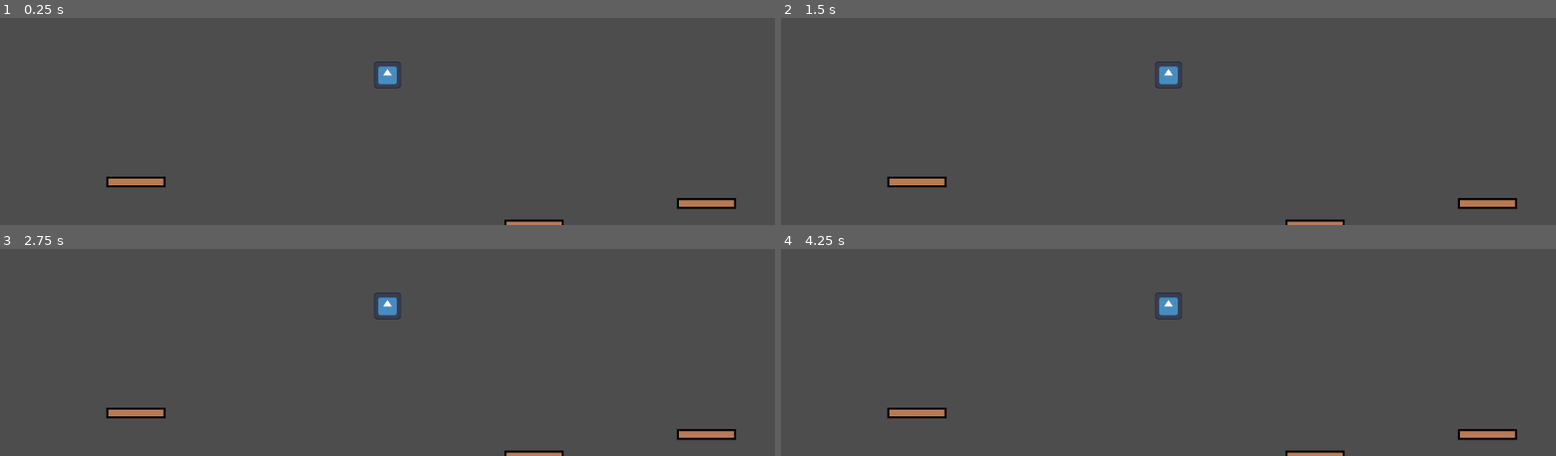
Above: before the commit, frames 1-4 (two rows, left to right).
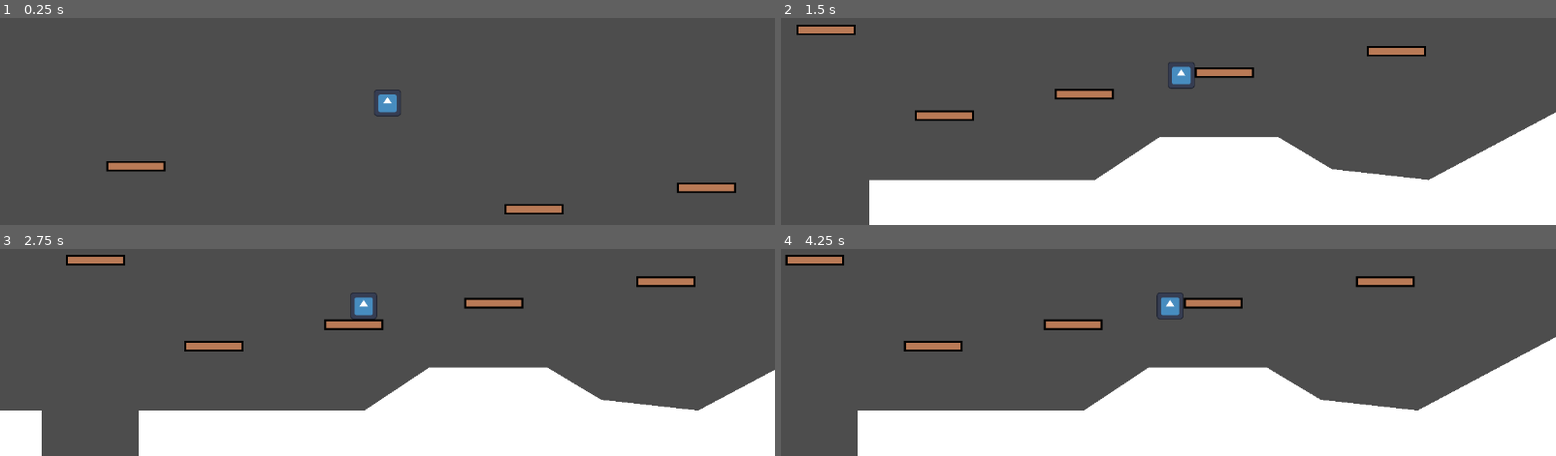
Above: after the commit, the same moments.

Repository: FreyjaMentado/SlimeGame
Game: Godot game, scene res://world.tscn
Same seed, same stepped clock (60 frames per second), same inputs: the game is played once before the commit and once after it. The engine's default icon, where the game draws it, is replaced by a stand-in: a white triangle on a blue panel in a dark square.
Inputs:
- Up to frame 1 (0.25 s): no input
- Up to frame 2 (1.5 s): tap Enter (ui_accept) at 0.5 s; hold D (move_right, bound only after the commit) from 0.53 s (still down); tap Space (jump, bound only after the commit) at 0.6, 0.77, 1.07 s; tap Ctrl (ground_pound) at 1.35 s
- Up to frame 3 (2.75 s): tap Space (jump, bound only after the commit) at 1.52, 1.55, 1.82, 2.1 s; release D (move_right, bound only after the commit) at 2.03 s; hold A (move_left, bound only after the commit) from 2.03 s (still down)
- Up to frame 4 (4.25 s): release A (move_left, bound only after the commit) at 2.78 s; hold D (move_right, bound only after the commit) from 2.78 s (still down); tap Ctrl (ground_pound) at 2.85 s; tap Space (jump, bound only after the commit) at 3.02, 3.05, 3.32, 3.6, 3.77, 4.07 s

The runs differ from the first frame. In frame 1, 2.8% of the frame differs, in the area x 13-95%, y 21-100%; in frame 2, 30%; in frame 3, 28%; in frame 4, 31%, in the area x 0-100%, y 2-100%.
Error before the commit: Invalid call. Nonexistent function 'init' in base 'Node'. (res://player/player.gd:8)

Commit message:
base state machine working, has some bugs
cant jump while running, cant double jump next to a wall

Diff:
--- a/player/Idle.gd
+++ /dev/null
@@ -1,23 +0,0 @@
-extends State
-
-@export var jump_state: State
-@export var move_state: State
-
-func enter() -> void:
-	super()
-	parent.velocity.x = 0
-
-func process_input(event: InputEvent) -> State:
-	if Input.is_action_just_pressed('jump') and parent.is_on_floor():
-		return jump_state
-	if Input.is_action_just_pressed('move_left') or Input.is_action_just_pressed('move_right'):
-		return move_state
-	return null
-
-func process_physics(delta: float) -> State:
-	parent.velocity.y += gravity * delta
-	parent.move_and_slide()
-
-	if !parent.is_on_floor():
-		return jump_state
-	return null
--- a/player/Jump.gd
+++ /dev/null
@@ -1,27 +0,0 @@
-extends State
-
-@export var idle_state: State
-@export var move_state: State
-
-@export var jump_force: float = 700.0
-
-func enter() -> void:
-	super()
-	parent.velocity.y = -jump_force
-
-func process_physics(delta: float) -> State:
-	parent.velocity.y += gravity * delta
-
-	var movement = Input.get_axis('move_left', 'move_right') * move_speed
-
-	if movement != 0:
-		parent.animations.flip_h = movement < 0
-	parent.velocity.x = movement
-	parent.move_and_slide()
-
-	if parent.is_on_floor():
-		if movement != 0:
-			return move_state
-		return idle_state
-
-	return null
--- a/player/player.gd
+++ b/player/player.gd
@@ -1,21 +1,22 @@
 class_name Player
 extends CharacterBody2D
 
-@onready var animations = $Sprite
 @onready var state_machine = $StateMachine
+@export var movement_data: PlayerMovementData
 
-func _ready():
+func _ready() -> void:
+	# Initialize the state machine, passing a reference of the player to the states,
+	# that way they can move and react accordingly
 	state_machine.init(self)
 
-func _unhandled_input(event):
+func _unhandled_input(event: InputEvent) -> void:
 	state_machine.process_input(event)
 
-func _physics_process(delta):
+func _physics_process(delta: float) -> void:
 	state_machine.process_physics(delta)
 
-func _process(delta):
+func _process(delta: float) -> void:
 	state_machine.process_frame(delta)
-
 
 
 #@export var movement_data : PlayerMovementData
--- a/player/player.tscn
+++ b/player/player.tscn
@@ -1,10 +1,12 @@
-[gd_scene load_steps=11 format=3 uid="uid://b35yprvwfqx1l"]
+[gd_scene load_steps=13 format=3 uid="uid://b35yprvwfqx1l"]
 
 [ext_resource type="Texture2D" uid="uid://c4a1niq2y7we8" path="res://assets/icon.svg" id="1_iehek"]
 [ext_resource type="Script" path="res://player/player.gd" id="1_iol46"]
-[ext_resource type="Script" path="res://player/StateMachine.gd" id="4_nywrc"]
-[ext_resource type="Script" path="res://player/Idle.gd" id="5_ek3dx"]
-[ext_resource type="Script" path="res://player/Jump.gd" id="5_tj8vi"]
+[ext_resource type="Resource" uid="uid://dbejhsudfq7e1" path="res://player/movementData/baseMovement.tres" id="4_3kdex"]
+[ext_resource type="Script" path="res://player/stateMachine/StateMachine.gd" id="4_nywrc"]
+[ext_resource type="Script" path="res://player/stateMachine/Idle.gd" id="4_syt1c"]
+[ext_resource type="Script" path="res://player/stateMachine/Run.gd" id="5_2xcmb"]
+[ext_resource type="Script" path="res://player/stateMachine/Air.gd" id="6_uukb8"]
 
 [sub_resource type="RectangleShape2D" id="RectangleShape2D_tcaqm"]
 
@@ -37,45 +39,6 @@
 "args": [],
 "method": &"move_ground_pound"
 }]
-}
-
-[sub_resource type="Animation" id="Animation_4nlaf"]
-length = 0.001
-tracks/0/type = "value"
-tracks/0/imported = false
-tracks/0/enabled = true
-tracks/0/path = NodePath("Sprite:rotation")
-tracks/0/interp = 1
-tracks/0/loop_wrap = true
-tracks/0/keys = {
-"times": PackedFloat32Array(0),
-"transitions": PackedFloat32Array(1),
-"update": 0,
-"values": [6.28319]
-}
-tracks/1/type = "value"
-tracks/1/imported = false
-tracks/1/enabled = true
-tracks/1/path = NodePath("Sprite:scale")
-tracks/1/interp = 1
-tracks/1/loop_wrap = true
-tracks/1/keys = {
-"times": PackedFloat32Array(0),
-"transitions": PackedFloat32Array(1),
-"update": 0,
-"values": [Vector2(0.15625, 0.15625)]
-}
-tracks/2/type = "value"
-tracks/2/imported = false
-tracks/2/enabled = true
-tracks/2/path = NodePath("Sprite:position")
-tracks/2/interp = 1
-tracks/2/loop_wrap = true
-tracks/2/keys = {
-"times": PackedFloat32Array(0),
-"transitions": PackedFloat32Array(1),
-"update": 0,
-"values": [Vector2(9.53674e-07, 9.53674e-07)]
 }
 
 [sub_resource type="Animation" id="Animation_28wjt"]
@@ -120,6 +83,45 @@
 }]
 }
 
+[sub_resource type="Animation" id="Animation_4nlaf"]
+length = 0.001
+tracks/0/type = "value"
+tracks/0/imported = false
+tracks/0/enabled = true
+tracks/0/path = NodePath("Sprite:rotation")
+tracks/0/interp = 1
+tracks/0/loop_wrap = true
+tracks/0/keys = {
+"times": PackedFloat32Array(0),
+"transitions": PackedFloat32Array(1),
+"update": 0,
+"values": [6.28319]
+}
+tracks/1/type = "value"
+tracks/1/imported = false
+tracks/1/enabled = true
+tracks/1/path = NodePath("Sprite:scale")
+tracks/1/interp = 1
+tracks/1/loop_wrap = true
+tracks/1/keys = {
+"times": PackedFloat32Array(0),
+"transitions": PackedFloat32Array(1),
+"update": 0,
+"values": [Vector2(0.15625, 0.15625)]
+}
+tracks/2/type = "value"
+tracks/2/imported = false
+tracks/2/enabled = true
+tracks/2/path = NodePath("Sprite:position")
+tracks/2/interp = 1
+tracks/2/loop_wrap = true
+tracks/2/keys = {
+"times": PackedFloat32Array(0),
+"transitions": PackedFloat32Array(1),
+"update": 0,
+"values": [Vector2(9.53674e-07, 9.53674e-07)]
+}
+
 [sub_resource type="AnimationLibrary" id="AnimationLibrary_571yh"]
 _data = {
 "GroundPoundInit": SubResource("Animation_1d5yu"),
@@ -129,6 +131,7 @@
 
 [node name="Player" type="CharacterBody2D"]
 script = ExtResource("1_iol46")
+movement_data = ExtResource("4_3kdex")
 
 [node name="Sprite" type="Sprite2D" parent="."]
 position = Vector2(9.53674e-07, 9.53674e-07)
@@ -138,9 +141,6 @@
 
 [node name="CollisionShape2D" type="CollisionShape2D" parent="."]
 shape = SubResource("RectangleShape2D_tcaqm")
-
-[node name="CoyoteJumpTimer" type="Timer" parent="."]
-wait_time = 0.2
 
 [node name="AnimationPlayer" type="AnimationPlayer" parent="."]
 libraries = {
@@ -152,20 +152,29 @@
 zoom = Vector2(2, 2)
 position_smoothing_enabled = true
 
-[node name="JumpBuffer" type="Timer" parent="."]
+[node name="Timers" type="Node" parent="."]
+
+[node name="JumpBuffer" type="Timer" parent="Timers"]
 wait_time = 0.2
 
-[node name="StateMachine" type="Node" parent="."]
+[node name="CoyoteJumpTimer" type="Timer" parent="Timers"]
+wait_time = 0.2
+
+[node name="StateMachine" type="Node" parent="." node_paths=PackedStringArray("starting_state")]
 script = ExtResource("4_nywrc")
+starting_state = NodePath("Idle")
 
-[node name="Idle" type="Node" parent="StateMachine"]
-script = ExtResource("5_ek3dx")
+[node name="Idle" type="Node" parent="StateMachine" node_paths=PackedStringArray("air_state", "run_state")]
+script = ExtResource("4_syt1c")
+air_state = NodePath("../Air")
+run_state = NodePath("../Run")
 
-[node name="Move" type="Node" parent="StateMachine"]
+[node name="Run" type="Node" parent="StateMachine" node_paths=PackedStringArray("idle_state", "air_state")]
+script = ExtResource("5_2xcmb")
+idle_state = NodePath("../Idle")
+air_state = NodePath("../Air")
 
-[node name="Jump" type="Node" parent="StateMachine"]
-script = ExtResource("5_tj8vi")
-
-[node name="GroundPound" type="Node" parent="StateMachine"]
-
-[node name="WallSlide" type="Node" parent="StateMachine"]
+[node name="Air" type="Node" parent="StateMachine" node_paths=PackedStringArray("idle_state", "run_state")]
+script = ExtResource("6_uukb8")
+idle_state = NodePath("../Idle")
+run_state = NodePath("../Run")
--- /dev/null
+++ b/player/stateMachine/Air.gd
@@ -0,0 +1,42 @@
+extends State
+
+@export var idle_state: State
+@export var run_state: State
+
+@onready var coyote_jump_timer = $"../../Timers/CoyoteJumpTimer"
+@onready var jump_buffer_timer = $"../../Timers/JumpBuffer"
+
+var double_jump = false
+
+func enter() -> void:
+	super()
+
+func process_physics(delta: float) -> State:
+	player.velocity.y += gravity * delta
+
+	if player.is_on_floor(): double_jump = true
+
+	if player.is_on_floor() or coyote_jump_timer.time_left > 0.0 :
+		if Input.is_action_just_pressed("jump") or jump_buffer_timer.time_left > 0.0:
+			jump_buffer_timer.stop()
+			player.velocity.y = player.movement_data.jump_velocity
+	if not player.is_on_floor():
+		if Input.is_action_just_released("jump") and player.velocity.y < player.movement_data.jump_velocity/2:
+			player.velocity.y = player.movement_data.jump_velocity/2
+
+		if Input.is_action_just_pressed("jump") and double_jump and not player.is_on_wall():
+			player.velocity.y = player.movement_data.jump_velocity * 0.8
+			double_jump = false
+
+
+	var input_axis = Input.get_axis('move_left', 'move_right')
+	if input_axis != 0:
+		player.velocity.x = move_toward(player.velocity.x, input_axis * player.movement_data.speed, player.movement_data.air_acceleration * delta)
+	player.move_and_slide()
+
+	if player.is_on_floor():
+		if input_axis != 0:
+			return run_state
+		return idle_state
+
+	return null
--- /dev/null
+++ b/player/stateMachine/Idle.gd
@@ -0,0 +1,23 @@
+extends State
+
+@export var air_state: State
+@export var run_state: State
+
+func enter() -> void:
+	super()
+	player.velocity.x = 0
+
+func process_input(event: InputEvent) -> State:
+	if Input.is_action_just_pressed('jump') and player.is_on_floor():
+		return air_state
+	if Input.is_action_just_pressed('move_left') or Input.is_action_just_pressed('move_right'):
+		return run_state
+	return null
+
+func process_physics(delta: float) -> State:
+	player.velocity.y += gravity * delta
+	player.move_and_slide()
+
+	if !player.is_on_floor():
+		return air_state
+	return null
--- /dev/null
+++ b/player/stateMachine/Run.gd
@@ -0,0 +1,23 @@
+extends State
+
+@export var idle_state: State
+@export var air_state: State
+
+
+func enter() -> void:
+	super()
+
+func process_physics(delta: float) -> State:
+	var input_axis = Input.get_axis('move_left', 'move_right')
+
+	if input_axis != 0:
+		player.velocity.x = move_toward(player.velocity.x, input_axis * player.movement_data.speed, player.movement_data.acceleration * delta)
+	player.move_and_slide()
+
+	if player.is_on_floor() and Input.is_action_just_pressed("jump"):
+		print("swap to air")
+		return air_state
+	if player.is_on_floor() and input_axis == 0:
+		return idle_state
+
+	return null
--- a/player/State.gd
+++ b/player/stateMachine/State.gd
@@ -1,18 +1,13 @@
 class_name State
-extends Node2D
-
-@export
-var animation_name: String
-@export
-var move_speed: float = 300
+extends Node
 
 var gravity: int = ProjectSettings.get_setting("physics/2d/default_gravity")
 
 # Hold a reference to the parent so that it can be controlled by the state
-var parent: Player
+var player: CharacterBody2D
 
 func enter() -> void:
-	parent.animations.play(animation_name)
+	pass
 
 func exit() -> void:
 	pass
--- a/player/StateMachine.gd
+++ b/player/stateMachine/StateMachine.gd
@@ -1,4 +1,4 @@
-extends Node2D
+extends Node
 
 @export var starting_state: State
 
@@ -6,9 +6,10 @@
 
 # Initialize the state machine by giving each child state a reference to the
 # parent object it belongs to and enter the default starting_state.
-func init(parent: Player) -> void:
+func init(player: CharacterBody2D) -> void:
 	for child in get_children():
-		child.parent = parent
+		if child is Node:
+			child.player = player
 
 	# Initialize to the default state
 	change_state(starting_state)
--- a/project.godot
+++ b/project.godot
@@ -35,3 +35,23 @@
 , Object(InputEventJoypadButton,"resource_local_to_scene":false,"resource_name":"","device":-1,"button_index":1,"pressure":0.0,"pressed":true,"script":null)
 ]
 }
+jump={
+"deadzone": 0.5,
+"events": [Object(InputEventKey,"resource_local_to_scene":false,"resource_name":"","device":-1,"window_id":0,"alt_pressed":false,"shift_pressed":false,"ctrl_pressed":false,"meta_pressed":false,"pressed":false,"keycode":0,"physical_keycode":32,"key_label":0,"unicode":32,"echo":false,"script":null)
+, Object(InputEventJoypadButton,"resource_local_to_scene":false,"resource_name":"","device":-1,"button_index":0,"pressure":0.0,"pressed":true,"script":null)
+]
+}
+move_left={
+"deadzone": 0.5,
+"events": [Object(InputEventKey,"resource_local_to_scene":false,"resource_name":"","device":-1,"window_id":0,"alt_pressed":false,"shift_pressed":false,"ctrl_pressed":false,"meta_pressed":false,"pressed":false,"keycode":0,"physical_keycode":65,"key_label":0,"unicode":97,"echo":false,"script":null)
+, Object(InputEventKey,"resource_local_to_scene":false,"resource_name":"","device":-1,"window_id":0,"alt_pressed":false,"shift_pressed":false,"ctrl_pressed":false,"meta_pressed":false,"pressed":false,"keycode":0,"physical_keycode":4194319,"key_label":0,"unicode":0,"echo":false,"script":null)
+, Object(InputEventJoypadMotion,"resource_local_to_scene":false,"resource_name":"","device":-1,"axis":0,"axis_value":-1.0,"script":null)
+]
+}
+move_right={
+"deadzone": 0.5,
+"events": [Object(InputEventKey,"resource_local_to_scene":false,"resource_name":"","device":-1,"window_id":0,"alt_pressed":false,"shift_pressed":false,"ctrl_pressed":false,"meta_pressed":false,"pressed":false,"keycode":0,"physical_keycode":68,"key_label":0,"unicode":100,"echo":false,"script":null)
+, Object(InputEventKey,"resource_local_to_scene":false,"resource_name":"","device":-1,"window_id":0,"alt_pressed":false,"shift_pressed":false,"ctrl_pressed":false,"meta_pressed":false,"pressed":false,"keycode":0,"physical_keycode":4194321,"key_label":0,"unicode":0,"echo":false,"script":null)
+, Object(InputEventJoypadMotion,"resource_local_to_scene":false,"resource_name":"","device":-1,"axis":0,"axis_value":1.0,"script":null)
+]
+}
--- a/world.tscn
+++ b/world.tscn
@@ -10,14 +10,9 @@
 [node name="Player" parent="." instance=ExtResource("1_ip6i1")]
 position = Vector2(707, 320)
 
-[node name="Ground" type="Label" parent="."]
-offset_right = 40.0
-offset_bottom = 23.0
+[node name="Ground" type="Node" parent="."]
 
-[node name="platforms" type="Label" parent="Ground"]
-layout_mode = 0
-offset_right = 40.0
-offset_bottom = 23.0
+[node name="platforms" type="Node" parent="Ground"]
 
 [node name="StaticBody2D" parent="Ground/platforms" instance=ExtResource("2_0d7kp")]
 position = Vector2(184, 480)
Not shown, added: player/pla3860.tmp
Not shown, added: player/pla9D3F.tmp
